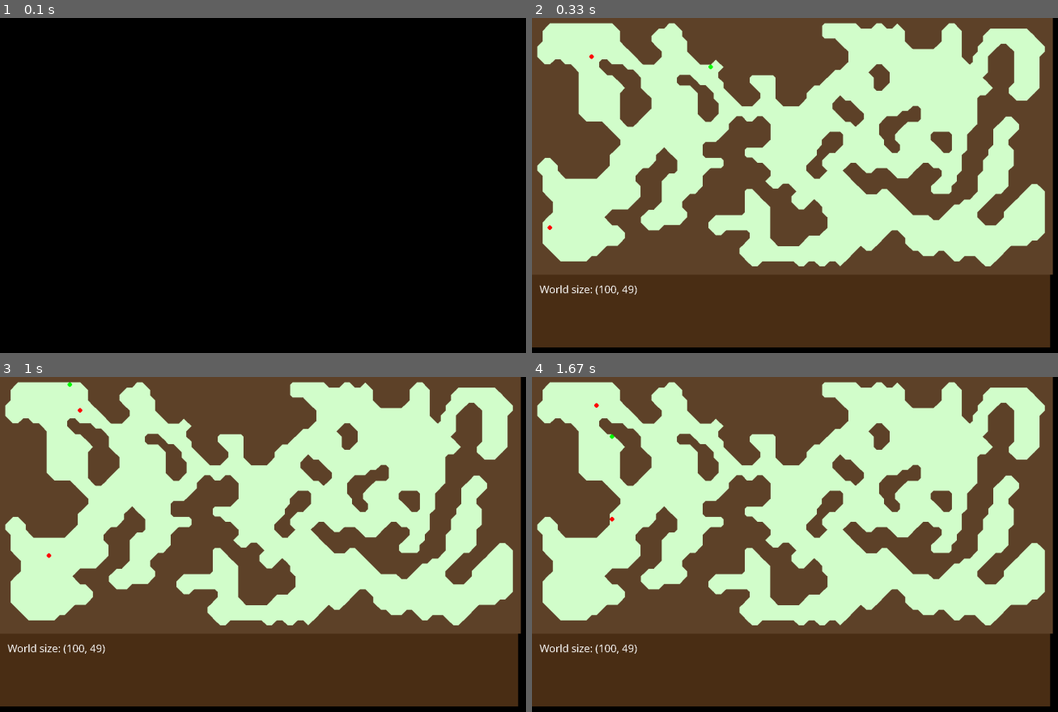
Above: before the commit, frames 1-4 (two rows, left to right).
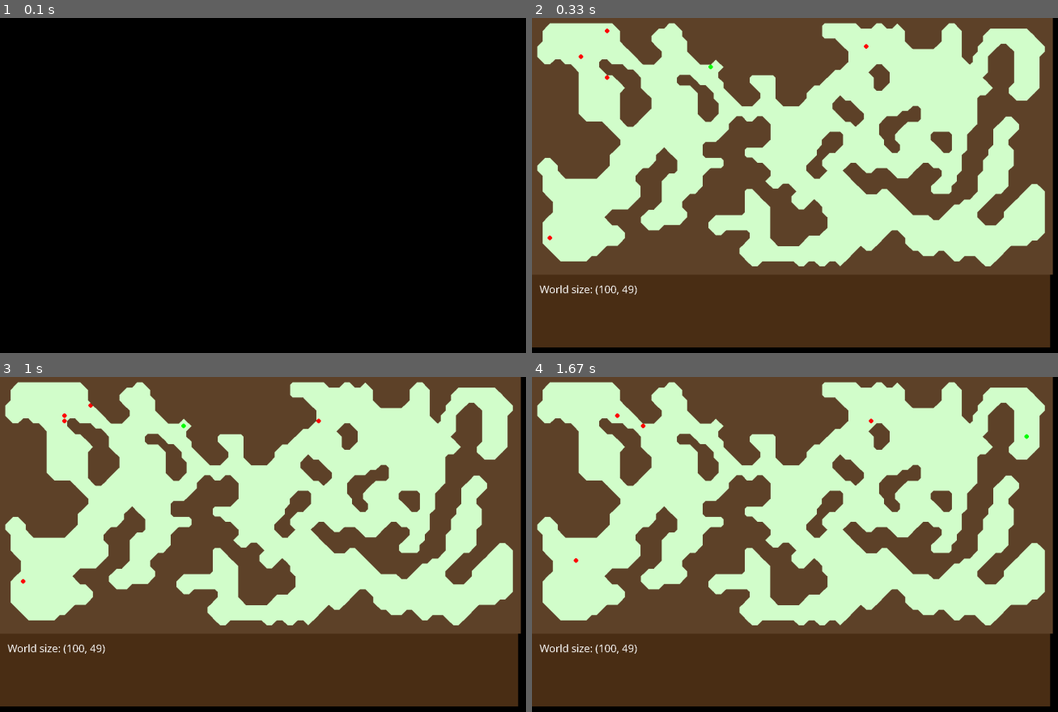
Above: after the commit, the same moments.

Repository: rahul38888/Caves
Game: pygame game, started from __init__.py
Two runs of this game, one before a commit and one after it. Both use one fixed random seed, a clock stepped at 60 frames per second and the inputs below.
Inputs:
- Up to frame 1 (0.1 s): no input
- Up to frame 2 (0.33 s): no input
- Up to frame 3 (1 s): hold Right 0.33-0.8 s; hold Up from 0.83 s (still down); tap Space at 0.9 s
- Up to frame 4 (1.67 s): release Up at 1.27 s; hold Right from 1.3 s (still down); tap Space at 1.37 s

Frame 1 is identical in both runs. In frame 2, less than 0.1% of the frame differs, in the area x 2-64%, y 3-67%; in frame 3, 0.1%, in the area x 3-62%, y 1-62%; in frame 4, less than 0.1%.

Commit message:
multiple enemies

Diff:
--- a/src/app.py
+++ b/src/app.py
@@ -17,7 +17,7 @@
         self.size = size
         self.screen_size = (self.size[0]*self.sq_width, self.size[1]*self.sq_width)
         self.iterations = iterations
-        self.fps_cap = 10
+        self.fps_cap = 5
 
         self.wall_color = [95, 67, 42]
         self.wall_border_color = [71, 54, 39]
@@ -35,9 +35,12 @@
         self.pathfinderapp = PathFindingApp(layout=self.cave.layout, pathfinder=PathFinder())
 
         self.player = self.pathfinderapp.move_target()
+        self.no_of_enemies = 5
         self.enemies = []
-        self.enemies.append(self.pathfinderapp.new_follower(ignore=[self.player]))
-        self.enemies.append(self.pathfinderapp.new_follower(ignore=[self.player]+self.enemies))
+        for i in range(self.no_of_enemies):
+            enemy = self.pathfinderapp.new_follower(ignore=[self.player]+self.enemies)
+            if enemy:
+                self.enemies.append(enemy)
 
         self.renderEngine = self.init()
 
